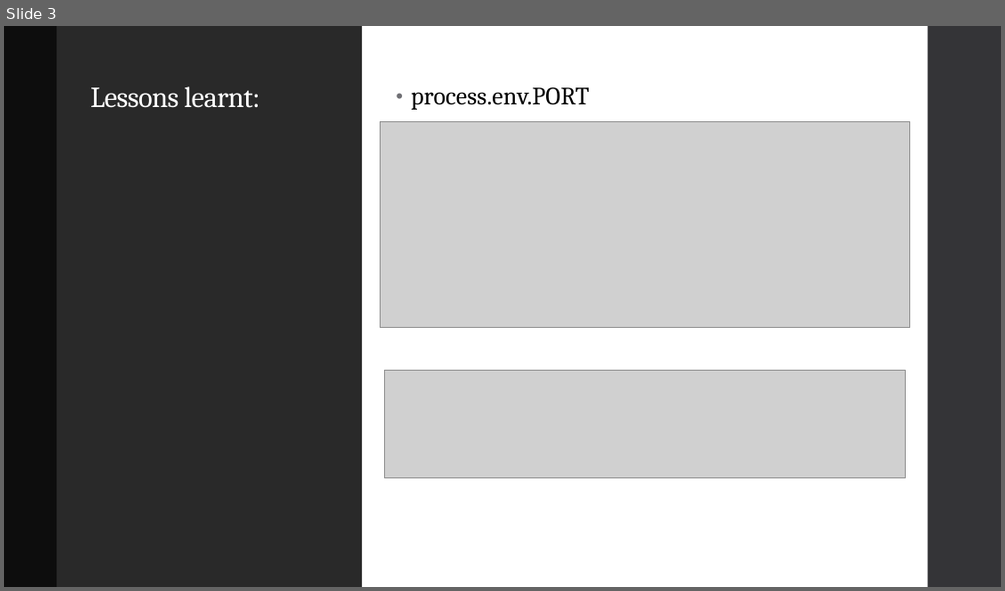
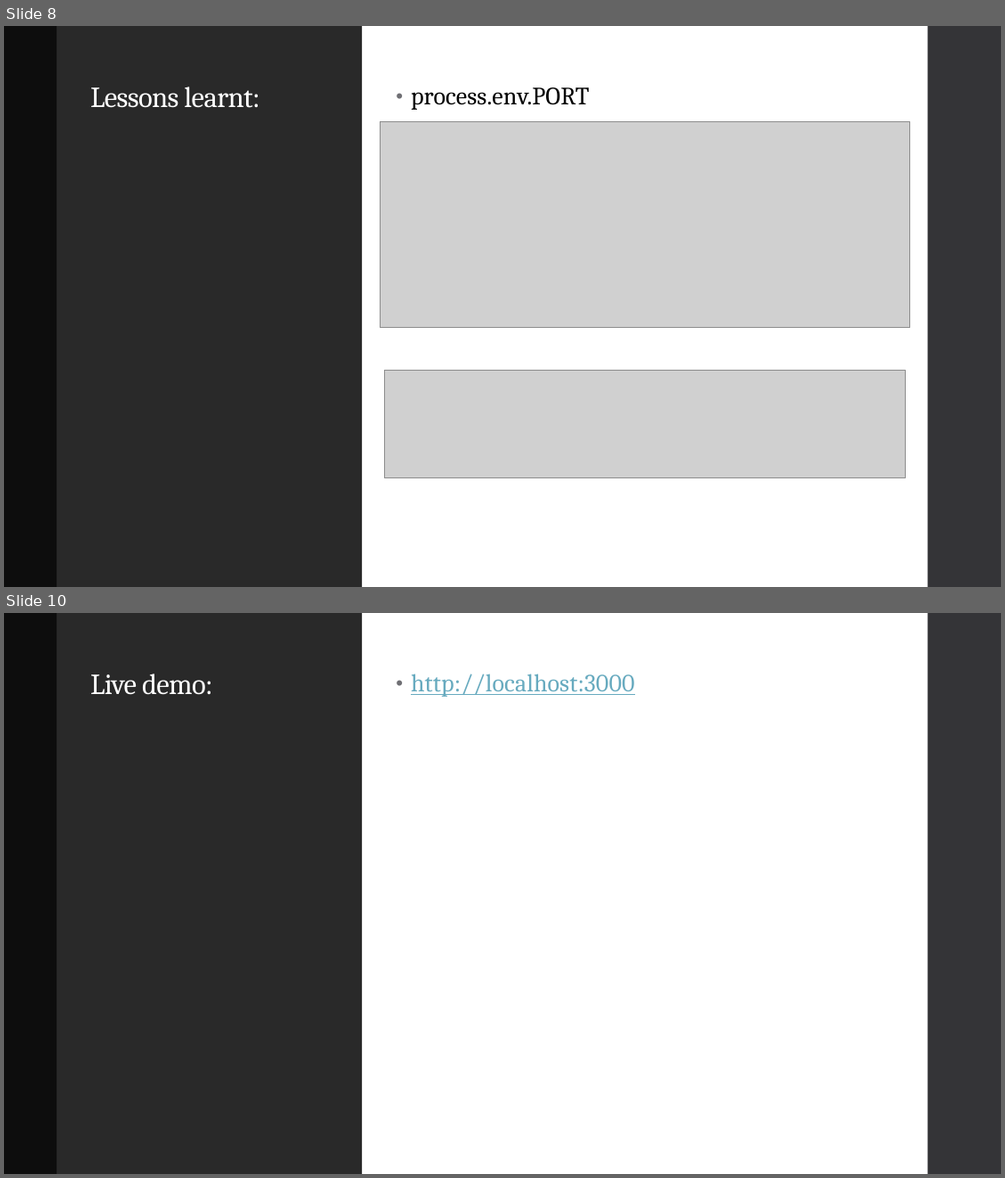
Before and after one commit to tayyip90/MoCoChat, a slide deck: Documentation/Powerpoint/PowerPoint1.pptx. Shown one above the other, each under a label of ours: slide 3 before the commit, slides 8 and 10 after it; the slides between them are not shown. The pictures are 1005x591 and 1005x1178 pixels, drawn with LibreOffice and Linux fonts; fonts in the diff are those of the drawing; grey boxes stand for pictures. Boxes give left, top, right and bottom in pixels: in the first picture for what was removed or moved away, otherwise in the second. Text is boxed around its words. In the diff, an @@ line names an element or a change of style, - is before the commit and + after.

```diff
--- a/Documentation/Powerpoint/PowerPoint1.pptx
+++ b/Documentation/Powerpoint/PowerPoint1.pptx
@@ slide 10 added at bbox=[4, 613, 1001, 1174], background #FFFFFF; not listed: 1 template element that a slide beside it also shows @@
@@ rectangle added at bbox=[4, 613, 57, 1174], fill #0D0D0D @@
@@ rectangle added at bbox=[57, 613, 362, 1174], fill #292929 @@
@@ rectangle added at bbox=[362, 613, 928, 1174], fill #FFFFFF @@
@@ title added at bbox=[90, 674, 213, 695], 28 pt, text #FFFFFF @@
+Live demo:
@@ text added at bbox=[411, 674, 635, 697], 24 pt, text #67AABF, underline @@
+• http://localhost:3000
@@ what was slide 3 is now slide 8 @@
```
Also in this commit, not shown: 2 slides changed, 5 other slides added, 8 other files.
